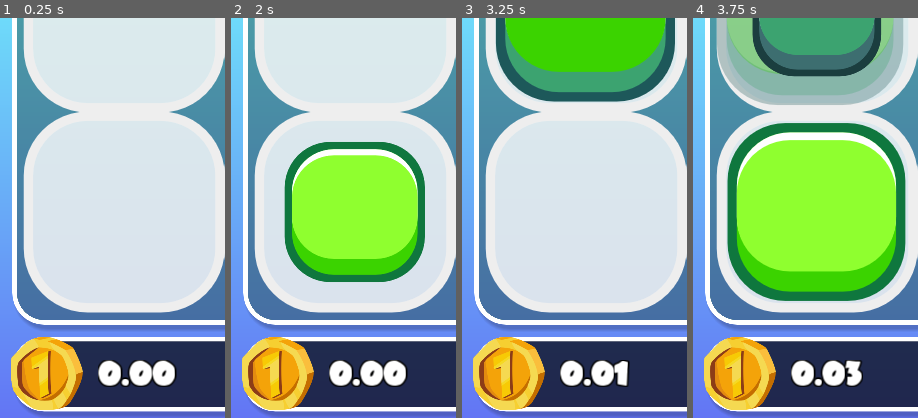
Above: before the commit, frames 1-4 (left to right).
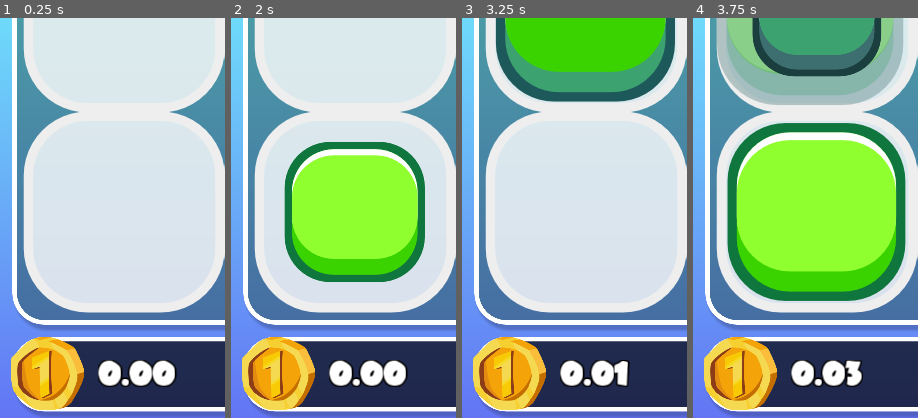
Above: after the commit, the same moments.

Repository: TimothyAlexisVass/a-game
Game: Godot game, scene res://scenes/main.tscn
Same seed, same stepped clock (60 frames per second), same inputs: the game is played once before the commit and once after it.
Inputs (mouse positions are % of the whole screen's width and height, from its top left):
- Up to frame 1 (0.25 s): no input
- Up to frame 2 (2 s): tap Enter at 0.5 s; move the mouse to (72, 45) at 0.52 s; hold Right (ui_right) 0.53-1.25 s; click (72, 45) at 0.67 s; drag from (30, 55) to (45, 70) at 1.27 s
- Up to frame 3 (3.25 s): move the mouse to (60, 28) at 2.02 s; hold Right (ui_right) 2.03-2.75 s; drag from (45, 70) to (20, 35) at 2.77 s
- Up to frame 4 (3.75 s): move the mouse to (80, 65) at 3.52 s; hold Left (ui_left) from 3.53 s (still down)
The pictures show only the part of the screen within x 0-50%, y 16-66%; the shares and areas given below are measured in that part.

The runs differ from the first frame. In frame 1, 0.7% of the frame differs, in the area x 6-38%, y 79-98%; in frame 2, 0.7%; in frame 3, 0.7%; in frame 4, 0.7%.

Commit message:
New recycle sprite.

Diff:
--- a/assets/recycle.svg
+++ b/assets/recycle.svg
@@ -10,9 +10,9 @@
    xmlns:xlink="http://www.w3.org/1999/xlink"
    xmlns:sodipodi="http://sodipodi.sourceforge.net/DTD/sodipodi-0.dtd"
    xmlns:inkscape="http://www.inkscape.org/namespaces/inkscape"
-   width="110"
-   height="120"
-   viewBox="0 0 29.104166 31.749998"
+   width="125"
+   height="125"
+   viewBox="0 0 33.072916 33.072915"
    version="1.1"
    id="svg1275"
    inkscape:version="0.92.3 (2405546, 2018-03-11)"
@@ -20,28 +20,28 @@
   <defs
      id="defs1269">
     <linearGradient
-       id="linearGradient2849"
+       id="linearGradient8027"
        inkscape:collect="always">
       <stop
-         id="stop2845"
-         offset="0"
-         style="stop-color:#3d7f32;stop-opacity:1" />
-      <stop
-         id="stop2847"
-         offset="1"
-         style="stop-color:#68c935;stop-opacity:1" />
-    </linearGradient>
-    <linearGradient
-       inkscape:collect="always"
-       id="linearGradient1911">
-      <stop
-         style="stop-color:#3d7f32;stop-opacity:1"
-         offset="0"
-         id="stop1907" />
-      <stop
-         style="stop-color:#8ae63d;stop-opacity:1"
-         offset="1"
-         id="stop1909" />
+         id="stop8023"
+         offset="0"
+         style="stop-color:#36bb03;stop-opacity:1" />
+      <stop
+         id="stop8025"
+         offset="1"
+         style="stop-color:#75eb1d;stop-opacity:1" />
+    </linearGradient>
+    <linearGradient
+       id="linearGradient8021"
+       inkscape:collect="always">
+      <stop
+         id="stop8017"
+         offset="0"
+         style="stop-color:#36bb03;stop-opacity:1" />
+      <stop
+         id="stop8019"
+         offset="1"
+         style="stop-color:#6ada16;stop-opacity:1" />
     </linearGradient>
     <clipPath
        clipPathUnits="userSpaceOnUse"
@@ -54,35 +54,156 @@
     </clipPath>
     <linearGradient
        inkscape:collect="always"
-       xlink:href="#linearGradient2849"
-       id="linearGradient1913"
-       x1="660"
-       y1="789.66254"
-       x2="318.57144"
-       y2="643.9483"
-       gradientUnits="userSpaceOnUse" />
-    <linearGradient
-       inkscape:collect="always"
-       xlink:href="#linearGradient1911"
-       id="linearGradient1915"
-       x1="153.45833"
-       y1="204.01785"
-       x2="118.68452"
-       y2="149.58928"
-       gradientUnits="userSpaceOnUse" />
+       xlink:href="#linearGradient835"
+       id="linearGradient837"
+       x1="30.304577"
+       y1="-25.294001"
+       x2="10.101525"
+       y2="29.254229"
+       gradientUnits="userSpaceOnUse"
+       gradientTransform="matrix(-0.01529347,0.02648907,-0.02648907,-0.01529347,26.371412,283.70829)" />
+    <linearGradient
+       inkscape:collect="always"
+       id="linearGradient835">
+      <stop
+         style="stop-color:#206f02;stop-opacity:1"
+         offset="0"
+         id="stop831" />
+      <stop
+         style="stop-color:#53b329;stop-opacity:1"
+         offset="1"
+         id="stop833" />
+    </linearGradient>
+    <linearGradient
+       inkscape:collect="always"
+       xlink:href="#linearGradient873"
+       id="linearGradient875"
+       x1="-176.16647"
+       y1="-1.8807135"
+       x2="115.88171"
+       y2="0.1395916"
+       gradientUnits="userSpaceOnUse"
+       gradientTransform="matrix(-0.01529347,0.02648907,-0.02648907,-0.01529347,26.371412,283.70829)" />
+    <linearGradient
+       inkscape:collect="always"
+       id="linearGradient873">
+      <stop
+         style="stop-color:#429e08;stop-opacity:1"
+         offset="0"
+         id="stop869" />
+      <stop
+         style="stop-color:#b8e65b;stop-opacity:1"
+         offset="1"
+         id="stop871" />
+    </linearGradient>
+    <linearGradient
+       inkscape:collect="always"
+       xlink:href="#linearGradient8021"
+       id="linearGradient845"
+       x1="198.74263"
+       y1="-3.7690241"
+       x2="183.5536"
+       y2="81.675468"
+       gradientUnits="userSpaceOnUse"
+       gradientTransform="matrix(-0.01529347,0.02648907,-0.02648907,-0.01529347,26.371412,283.70829)" />
+    <linearGradient
+       inkscape:collect="always"
+       id="linearGradient843">
+      <stop
+         style="stop-color:#36bb03;stop-opacity:1"
+         offset="0"
+         id="stop839" />
+      <stop
+         style="stop-color:#78d92f;stop-opacity:1"
+         offset="1"
+         id="stop841" />
+    </linearGradient>
     <filter
        inkscape:collect="always"
        style="color-interpolation-filters:sRGB"
-       id="filter2835"
-       x="-0.0028094086"
-       width="1.0056188"
-       y="-0.0020947387"
-       height="1.0041895">
+       id="filter1703"
+       x="-0.068094425"
+       width="1.1361889"
+       y="-0.18384539"
+       height="1.3676908">
       <feGaussianBlur
          inkscape:collect="always"
-         stdDeviation="0.17039872"
-         id="feGaussianBlur2837" />
+         stdDeviation="7.5507933"
+         id="feGaussianBlur1705" />
     </filter>
+    <linearGradient
+       inkscape:collect="always"
+       xlink:href="#linearGradient835"
+       id="linearGradient5426"
+       gradientUnits="userSpaceOnUse"
+       x1="30.304577"
+       y1="-25.294001"
+       x2="10.101525"
+       y2="29.254229"
+       gradientTransform="matrix(-0.01529347,-0.02648907,0.02648907,-0.01529347,10.289478,287.67975)" />
+    <linearGradient
+       inkscape:collect="always"
+       xlink:href="#linearGradient873"
+       id="linearGradient5428"
+       gradientUnits="userSpaceOnUse"
+       x1="-176.16647"
+       y1="-1.8807135"
+       x2="115.88171"
+       y2="0.1395916"
+       gradientTransform="matrix(-0.01529347,-0.02648907,0.02648907,-0.01529347,10.289478,287.67975)" />
+    <linearGradient
+       inkscape:collect="always"
+       xlink:href="#linearGradient843"
+       id="linearGradient5430"
+       gradientUnits="userSpaceOnUse"
+       x1="160.48349"
+       y1="11.930646"
+       x2="186.34918"
+       y2="-87.376923"
+       gradientTransform="matrix(-0.01529347,-0.02648907,0.02648907,-0.01529347,10.289478,287.67975)" />
+    <filter
+       inkscape:collect="always"
+       style="color-interpolation-filters:sRGB"
+       id="filter5570"
+       x="-0.15086871"
+       width="1.3017374"
+       y="-0.16718343"
+       height="1.3343669">
+      <feGaussianBlur
+         inkscape:collect="always"
+         stdDeviation="14.971697"
+         id="feGaussianBlur5572" />
+    </filter>
+    <linearGradient
+       inkscape:collect="always"
+       xlink:href="#linearGradient835"
+       id="linearGradient6490"
+       gradientUnits="userSpaceOnUse"
+       x1="30.304577"
+       y1="-25.294001"
+       x2="10.101525"
+       y2="29.254229"
+       gradientTransform="matrix(0.03058694,0,0,0.03058694,14.932367,271.74565)" />
+    <linearGradient
+       inkscape:collect="always"
+       xlink:href="#linearGradient873"
+       id="linearGradient6492"
+       gradientUnits="userSpaceOnUse"
+       x1="-176.16647"
+       y1="-1.8807135"
+       x2="115.88171"
+       y2="0.1395916"
+       gradientTransform="matrix(0.03058694,0,0,0.03058694,14.932367,271.74565)" />
+    <linearGradient
+       inkscape:collect="always"
+       xlink:href="#linearGradient8027"
+       id="linearGradient6494"
+       gradientUnits="userSpaceOnUse"
+       x1="198.74263"
+       y1="-3.7690241"
+       x2="186.37314"
+       y2="47.942055"
+       gradientTransform="matrix(0.03058694,0,0,0.03058694,14.932367,271.74565)" />
   </defs>
   <sodipodi:namedview
      id="base"
@@ -91,9 +212,9 @@
      borderopacity="1.0"
      inkscape:pageopacity="0.0"
      inkscape:pageshadow="2"
-     inkscape:zoom="3.959798"
-     inkscape:cx="-3.6564114"
-     inkscape:cy="20.037146"
+     inkscape:zoom="1.4"
+     inkscape:cx="-60.852859"
+     inkscape:cy="-107.96423"
      inkscape:document-units="mm"
      inkscape:current-layer="layer1"
      showgrid="false"
@@ -119,29 +240,115 @@
      inkscape:label="Layer 1"
      inkscape:groupmode="layer"
      id="layer1"
-     transform="translate(0,-265.25001)">
-    <g
-       id="g2873"
-       transform="matrix(0.14823521,0,0,0.13546476,-2.6624369,262.4608)">
-      <path
-         style="fill:url(#linearGradient1915);fill-opacity:1;stroke:none;stroke-width:0.08393058;stroke-miterlimit:4;stroke-dasharray:none;stroke-opacity:1;paint-order:markers stroke fill"
-         d="M 112.70999,75.057022 C 112.74779,75.852271 82.384203,62.33052 82.384203,62.33052 L 66.267188,76.660179 116.90558,112.33627 c 20.83206,-6.76944 0,0 20.83206,-6.76944 8.24471,7.17864 15.9186,18.72311 19.63856,38.67093 3.15862,30.62474 -15.32117,56.45107 -41.8867,58.81728 -25.822932,-0.96134 -49.112472,-20.28649 -52.830674,-50.70785 -1.991587,-16.29467 0.683042,-59.771965 0.683042,-59.771965 0,0 0,0 -14.715455,10.055175 -11.716646,18.20873 -14.12594,36.89516 -10.47919,58.37198 3.638743,19.76499 14.13248,36.30318 28.952331,48.22313 14.819851,11.91995 33.644686,22.02498 52.476246,23.653 36.43502,3.14985 70.94359,-55.36712 63.04664,-96.57669 -6.03137,-31.47423 -37.70223,-65.067292 -69.91245,-61.244798 z"
-         id="path1897"
-         inkscape:connector-curvature="0"
-         sodipodi:nodetypes="cccccccscccsssc" />
-      <path
-         style="fill:#fdfefd;fill-opacity:1;stroke:#ffffff;stroke-width:0.094;stroke-miterlimit:4;stroke-dasharray:none;stroke-opacity:1;paint-order:markers stroke fill;filter:url(#filter2835)"
-         d="m 131.41695,60.463492 c 0.0408,0.926143 -1.9571,-20.299642 -1.9571,-20.299642 L 81.284188,62.330519 135.94589,103.34941 c 0,0 -2.10561,-21.808355 -2.14665,-21.76731 13.03384,5.77015 37.85542,13.297768 45.83265,59.44877 3.40957,35.66537 -16.53843,65.74257 -45.2146,68.49825 -27.8746,-1.11957 -53.014534,-23.62553 -57.028147,-59.05407 -2.149821,-18.97668 2.88367,-31.57692 7.314914,-44.10306 C 73.903747,99.294837 71.133753,98.805474 62.241853,93.633558 49.594318,114.83929 44.876937,135.54307 48.813424,160.55484 c 3.92784,23.01819 21.605305,42.27847 37.602596,56.16037 15.99729,13.88189 30.45248,21.24826 49.14818,17.86199 38.93165,-7.05153 64.33987,-53.03532 55.8155,-101.02773 -6.51056,-36.654687 -25.60144,-63.011401 -59.96275,-73.085978 z"
-         id="path2657"
-         inkscape:connector-curvature="0"
-         sodipodi:nodetypes="cccccccscccsssc" />
-      <path
-         sodipodi:nodetypes="cccccccscccsssc"
-         inkscape:connector-curvature="0"
-         id="path1866"
-         d="m 500.85156,228.52344 c 0.15425,3.50038 -7.39692,-76.72306 -7.39692,-76.72306 L 311.37337,235.57992 517.9688,392.61197 c 0,0 -7.9582,-84.4253 -8.11333,-84.27017 49.26176,21.80844 143.0756,50.25928 173.22578,224.68828 C 695.9678,667.82834 620.5738,781.50593 512.19141,791.9211 406.83858,787.68967 311.8215,702.62778 296.65194,568.72461 c -8.12531,-71.72286 10.89891,-119.34585 27.64692,-166.68871 -40.82007,-26.74832 -51.28934,-32.59788 -84.89652,-52.14528 -47.80171,80.14769 -65.63118,162.39817 -50.75312,256.93084 14.84538,86.99789 65.65785,159.79266 126.12005,212.25966 60.4622,52.467 130.5796,76.31934 201.75691,67.50988 C 674.56432,867.03097 747.07784,725.80346 738.96578,534.80616 731.71271,364.03377 606.52838,270.32447 500.85156,228.52344 Z"
-         style="fill:url(#linearGradient1913);fill-opacity:1;stroke:none;stroke-width:0;stroke-miterlimit:4;stroke-dasharray:none;stroke-opacity:1;paint-order:markers stroke fill"
-         transform="scale(0.26458333)" />
-    </g>
+     transform="translate(0,-263.92709)">
+    <path
+       style="fill:url(#linearGradient6490);fill-opacity:1;stroke:#049b00;stroke-width:0.05291667;stroke-linecap:butt;stroke-linejoin:miter;stroke-opacity:1;stroke-miterlimit:4;stroke-dasharray:none;opacity:1"
+       d="m 9.7227559,272.83575 5.6432501,5.64325 5.977587,-6.16298 -5.49975,-5.49975 z"
+       id="path827"
+       inkscape:connector-curvature="0"
+       sodipodi:nodetypes="ccccc" />
+    <path
+       style="fill:url(#linearGradient837);fill-opacity:1;stroke:#049b00;stroke-width:0.05291667;stroke-linecap:butt;stroke-linejoin:miter;stroke-opacity:1;stroke-miterlimit:4;stroke-dasharray:none;opacity:1"
+       d="m 28.032166,278.65159 -7.708823,2.06557 2.348498,8.25823 7.512799,-2.01305 z"
+       id="path5432"
+       inkscape:connector-curvature="0"
+       sodipodi:nodetypes="ccccc" />
+    <path
+       sodipodi:nodetypes="ccccc"
+       inkscape:connector-curvature="0"
+       id="path1713"
+       d="m 13.838335,291.64636 2.065573,-7.70883 -8.3260842,-2.09525 -2.0130488,7.5128 z"
+       style="fill:url(#linearGradient5426);fill-opacity:1;stroke:#049b00;stroke-width:0.05291667;stroke-linecap:butt;stroke-linejoin:miter;stroke-opacity:1;stroke-miterlimit:4;stroke-dasharray:none;opacity:1" />
+    <path
+       style="fill:#ffffff;fill-opacity:1;stroke:none;stroke-width:0.15135917px;stroke-linecap:butt;stroke-linejoin:miter;stroke-opacity:1"
+       d="m 10.411305,280.69722 h 13.379619 v -2.66837 l -1.489337,-2.49244 -2.148552,-1.34884 h -6.299164 l -2.124136,1.58342 -1.196353,2.14057 z"
+       id="path881"
+       inkscape:connector-curvature="0" />
+    <path
+       style="fill:#4da6ff;fill-opacity:1;stroke:none;stroke-width:0.14791954px;stroke-linecap:butt;stroke-linejoin:miter;stroke-opacity:1"
+       d="m 10.313644,280.67145 v 2.99655 l 1.171937,2.35244 2.075306,1.40026 h 6.860717 l 2.124137,-1.42827 0.976615,-2.04438 0.122075,-3.2766 z"
+       id="path883"
+       inkscape:connector-curvature="0"
+       sodipodi:nodetypes="ccccccccc" />
+    <rect
+       ry="3.1631641"
+       y="275.30554"
+       x="10.960684"
+       height="10.14853"
+       width="12.268991"
+       id="rect840"
+       style="opacity:1;fill:#66ffe3;fill-opacity:1;stroke:none;stroke-width:0.99088317;stroke-miterlimit:4;stroke-dasharray:none;stroke-dashoffset:20;stroke-opacity:1" />
+    <rect
+       style="opacity:1;fill:none;fill-opacity:1;stroke:#3b4bab;stroke-width:0.79263282;stroke-miterlimit:4;stroke-dasharray:none;stroke-dashoffset:20;stroke-opacity:1"
+       id="rect838"
+       width="13.018669"
+       height="12.927707"
+       x="10.589045"
+       y="274.4104"
+       ry="3.9679654" />
+    <path
+       style="fill:url(#linearGradient6492);fill-opacity:1;stroke:#049b00;stroke-width:0.05291667;stroke-linecap:butt;stroke-linejoin:miter;stroke-opacity:1;stroke-miterlimit:4;stroke-dasharray:none;opacity:1"
+       d="m 19.665297,277.10384 c -3.749561,-13.19784 -3.096158,-10.60649 -9.9425411,-4.26809 -0.05469,-0.0258 0.094554,0.0822 0,0 8.4346281,-8.99907 6.4226111,-9.6413 10.0982061,4.22714 -0.0018,0.0536 -0.102072,0.0436 -0.155665,0.041 z"
+       id="path823"
+       inkscape:connector-curvature="0"
+       sodipodi:nodetypes="cccccc" />
+    <path
+       sodipodi:nodetypes="ccccc"
+       inkscape:connector-curvature="0"
+       id="path1715"
+       d="m 12.563341,280.90182 c -9.5548836,9.84613 -7.6374073,7.98459 1.274994,10.74454 0.005,0.0602 0.02379,-0.12296 0,0 -12.0107355,-2.80507 -11.5609318,-0.74149 -1.388303,-10.85887 0.04734,-0.0253 0.08875,0.0666 0.113309,0.11433 z"
+       style="fill:url(#linearGradient5428);fill-opacity:1;stroke:#049b00;stroke-width:0.05291667;stroke-linecap:butt;stroke-linejoin:miter;stroke-opacity:1;stroke-miterlimit:4;stroke-dasharray:none;opacity:1" />
+    <path
+       style="fill:url(#linearGradient5430);fill-opacity:1;stroke:#049b00;stroke-width:0.05291667;stroke-linecap:butt;stroke-linejoin:miter;stroke-opacity:1;stroke-miterlimit:4;stroke-dasharray:none;opacity:1"
+       d="m 4.8581338,289.22772 c -2.0509119,-7.39485 0,0 -2.0509119,-7.39485 -0.5103651,-1.79624 0.5166584,-2.64446 3.6557263,-5.46591 0.7616213,-0.68456 0.3750265,-0.79536 0.035948,-1.11267 L 5.7366905,274.541 c -0.3636209,-0.34028 -0.063664,-0.34736 0.2571444,-0.28199 5.9080101,1.20388 0,0 5.9080101,1.20388 0.560297,0.11417 0.486745,0.0942 0.630308,0.70505 1.381529,5.87884 0,0 1.381529,5.87884 0.12772,0.54349 -0.260994,0.1545 -0.594765,-0.22819 -0.780869,-0.89533 -1.320111,-0.5922 -1.320111,-0.5922 -4.7341406,4.81553 -7.4885821,6.70685 -7.1406722,8.00133 z"
+       id="path8003"
+       inkscape:connector-curvature="0"
+       sodipodi:nodetypes="ccsssssssssc" />
+    <path
+       style="fill:url(#linearGradient6494);fill-opacity:1;stroke:#049b00;stroke-width:0.05291667;stroke-linecap:butt;stroke-linejoin:miter;stroke-opacity:1;stroke-miterlimit:4;stroke-dasharray:none;opacity:1"
+       d="m 16.307454,266.26798 c 7.429582,1.92128 0,0 7.429582,1.92128 1.810775,0.45614 2.031847,1.76968 2.905759,5.89891 0.212035,1.00187 0.501285,0.72246 0.945628,0.58747 l 0.998828,-0.30345 c 0.476504,-0.14476 0.332655,0.11855 0.115638,0.36369 -3.996597,4.51455 0,0 -3.996597,4.51455 -0.379026,0.42814 -0.324905,0.37446 -0.925748,0.19333 -5.781986,-1.74297 0,0 -5.781986,-1.74297 -0.534533,-0.16114 -0.0033,-0.30328 0.495003,-0.40099 1.16581,-0.22859 1.172914,-0.84715 1.172914,-0.84715 -1.803304,-6.50765 -2.064014,-9.83873 -3.359021,-10.18467 z"
+       id="path829"
+       inkscape:connector-curvature="0"
+       sodipodi:nodetypes="ccsssssssssc" />
+    <path
+       style="opacity:0.458;fill:#43a60a;fill-opacity:1;stroke:#306b34;stroke-width:0;stroke-linecap:butt;stroke-linejoin:miter;stroke-opacity:0.44512191;filter:url(#filter1703);stroke-miterlimit:4;stroke-dasharray:none"
+       d="m 82.514793,-163.49223 11.886016,45.17838 250.152081,64.785358 -14.02888,-44.749822 z"
+       id="path5452"
+       inkscape:connector-curvature="0"
+       sodipodi:nodetypes="ccccc"
+       transform="matrix(-0.01595521,-0.02763524,0.02648907,-0.01529347,11.922918,286.44526)" />
+    <path
+       style="opacity:0.53600003;fill:#7bda31;fill-opacity:1;stroke:#306b34;stroke-width:0;stroke-linecap:butt;stroke-linejoin:miter;stroke-opacity:0.44512191;filter:url(#filter1703);stroke-miterlimit:4;stroke-dasharray:none"
+       d="m 86.656108,-130.97557 12.142852,40.714283 253.98618,57.85715 -14.28572,-40.28572 z"
+       id="path877"
+       inkscape:connector-curvature="0"
+       sodipodi:nodetypes="ccccc"
+       transform="matrix(0.03191043,0,0,0.03058694,14.797265,272.53217)" />
+    <path
+       transform="matrix(-0.01595521,-0.02763524,0.02648907,-0.01529347,11.038177,287.40349)"
+       sodipodi:nodetypes="ccccc"
+       inkscape:connector-curvature="0"
+       id="path1719"
+       d="m 82.514793,-163.49223 12.142852,40.71428 254.431035,65.053305 -14.28572,-40.28572 z"
+       style="opacity:0.477;fill:#a8e946;fill-opacity:1;stroke:#306b34;stroke-width:0;stroke-linecap:butt;stroke-linejoin:miter;stroke-opacity:0.44512191;filter:url(#filter1703);stroke-miterlimit:4;stroke-dasharray:none" />
+    <path
+       style="fill:url(#linearGradient875);fill-opacity:1;stroke:#049b00;stroke-width:0.05291667;stroke-linecap:butt;stroke-linejoin:miter;stroke-opacity:1;stroke-miterlimit:4;stroke-dasharray:none;opacity:1"
+       d="m 19.364619,285.12803 c 13.304446,3.35171 10.733567,2.62189 8.667547,-6.47644 0.04966,-0.0345 -0.118353,0.0408 0,0 3.576109,11.80413 5.138322,10.38285 -8.709904,6.63179 -0.04554,-0.0284 0.01333,-0.11017 0.04236,-0.1553 z"
+       id="path5434"
+       inkscape:connector-curvature="0"
+       sodipodi:nodetypes="cccccc" />
+    <path
+       style="fill:url(#linearGradient845);fill-opacity:1;stroke:#049b00;stroke-width:0.05291667;stroke-linecap:butt;stroke-linejoin:miter;stroke-opacity:1;stroke-miterlimit:4;stroke-dasharray:none;opacity:1"
+       d="m 30.42767,287.63799 c -5.37867,5.47356 0,0 -5.37867,5.47356 -1.30041,1.34011 -2.548506,0.8748 -6.561486,-0.43299 -0.973656,-0.31731 -0.876312,0.0729 -0.981576,0.5252 l -0.236622,1.01674 c -0.112884,0.48504 -0.268992,0.22881 -0.372783,-0.0817 -1.911413,-5.71843 0,0 -1.911413,-5.71843 -0.181272,-0.54232 -0.16184,-0.46861 0.29544,-0.89839 4.400457,-4.13586 0,0 4.400457,-4.13586 0.406813,-0.38235 0.264299,0.14878 0.09976,0.62918 -0.384941,1.12392 0.147197,1.43935 0.147197,1.43935 6.537445,1.69212 9.552597,3.13187 10.499694,2.18334 z"
+       id="path5436"
+       inkscape:connector-curvature="0"
+       sodipodi:nodetypes="ccsssssssssc" />
+    <path
+       style="opacity:0.80500034;fill:#7bda31;fill-opacity:1;stroke:#306b34;stroke-width:0;stroke-linecap:butt;stroke-linejoin:miter;stroke-opacity:0.44512191;filter:url(#filter5570);stroke-miterlimit:4;stroke-dasharray:none"
+       d="m 83.317946,-157.00762 15.481014,66.746333 253.98618,57.85715 -19.31096,-63.652015 z"
+       id="path5438"
+       inkscape:connector-curvature="0"
+       sodipodi:nodetypes="ccccc"
+       transform="matrix(-0.01595521,0.02763524,-0.02648907,-0.01529347,25.757815,283.19803)" />
   </g>
 </svg>
--- a/scenes/main.tscn
+++ b/scenes/main.tscn
@@ -11,7 +11,6 @@
 [ext_resource path="res://scripts/scroll_container.gd" type="Script" id=9]
 [ext_resource path="res://assets/recycle.svg" type="Texture" id=10]
 [ext_resource path="res://assets/main_theme.theme" type="Theme" id=11]
-[ext_resource path="res://scenes/achievement.tscn" type="PackedScene" id=12]
 [ext_resource path="res://scripts/upgrades.gd" type="Script" id=13]
 [ext_resource path="res://scripts/achievements.gd" type="Script" id=15]
 [ext_resource path="res://assets/achievements.svg" type="Texture" id=16]
@@ -111,8 +110,8 @@
 
 [sub_resource type="ShaderMaterial" id=14]
 shader = ExtResource( 17 )
-shader_param/radius = 2.0
-shader_param/amount = 0.2
+shader_param/radius = 3.0
+shader_param/amount = 0.5
 
 [sub_resource type="StyleBoxFlat" id=15]
 bg_color = Color( 0.6, 0.6, 0.6, 0 )
@@ -293,6 +292,7 @@
 rect_min_size = Vector2( 0, 95 )
 custom_styles/panel = SubResource( 10 )
 __meta__ = {
+"_edit_group_": true,
 "_edit_use_anchors_": false
 }
 
@@ -313,7 +313,7 @@
 
 [node name="CoinSprite" type="Sprite" parent="Info/CoinsInfo"]
 position = Vector2( -2, 0 )
-scale = Vector2( 0.46, 0.47 )
+scale = Vector2( 0.47, 0.47 )
 texture = ExtResource( 4 )
 centered = false
 __meta__ = {
@@ -330,6 +330,7 @@
 custom_constants/margin_left = 110
 custom_constants/margin_bottom = 30
 __meta__ = {
+"_edit_group_": true,
 "_edit_use_anchors_": false
 }
 
@@ -622,8 +623,8 @@
 }
 
 [node name="MarginContainer" type="MarginContainer" parent="Achievements/ScrollContainer"]
-margin_right = 172.0
-margin_bottom = 197.0
+margin_right = 64.0
+margin_bottom = 64.0
 custom_constants/margin_right = 32
 custom_constants/margin_top = 32
 custom_constants/margin_left = 32
@@ -635,14 +636,11 @@
 [node name="GridContainer" type="GridContainer" parent="Achievements/ScrollContainer/MarginContainer"]
 margin_left = 32.0
 margin_top = 32.0
-margin_right = 140.0
-margin_bottom = 165.0
+margin_right = 32.0
+margin_bottom = 32.0
 custom_constants/vseparation = 16
 custom_constants/hseparation = 16
 columns = 3
-
-[node name="VBoxContainer" parent="Achievements/ScrollContainer/MarginContainer/GridContainer" instance=ExtResource( 12 )]
-margin_right = 108.0
 
 [node name="Border" type="Panel" parent="Achievements"]
 anchor_right = 1.0
Binary file added: assets/upgrade_images/Screenshot from 2020-04-07 16-24-18.png
Not shown: 1 places in scenes/main.tscn that only renumber resources
